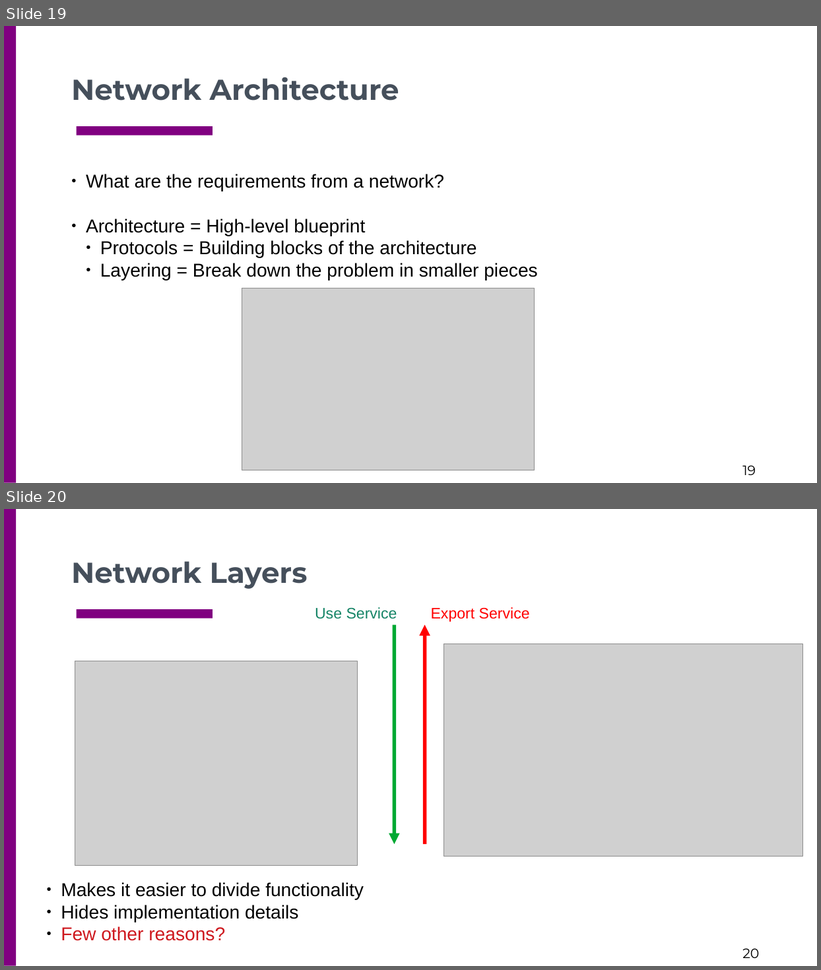
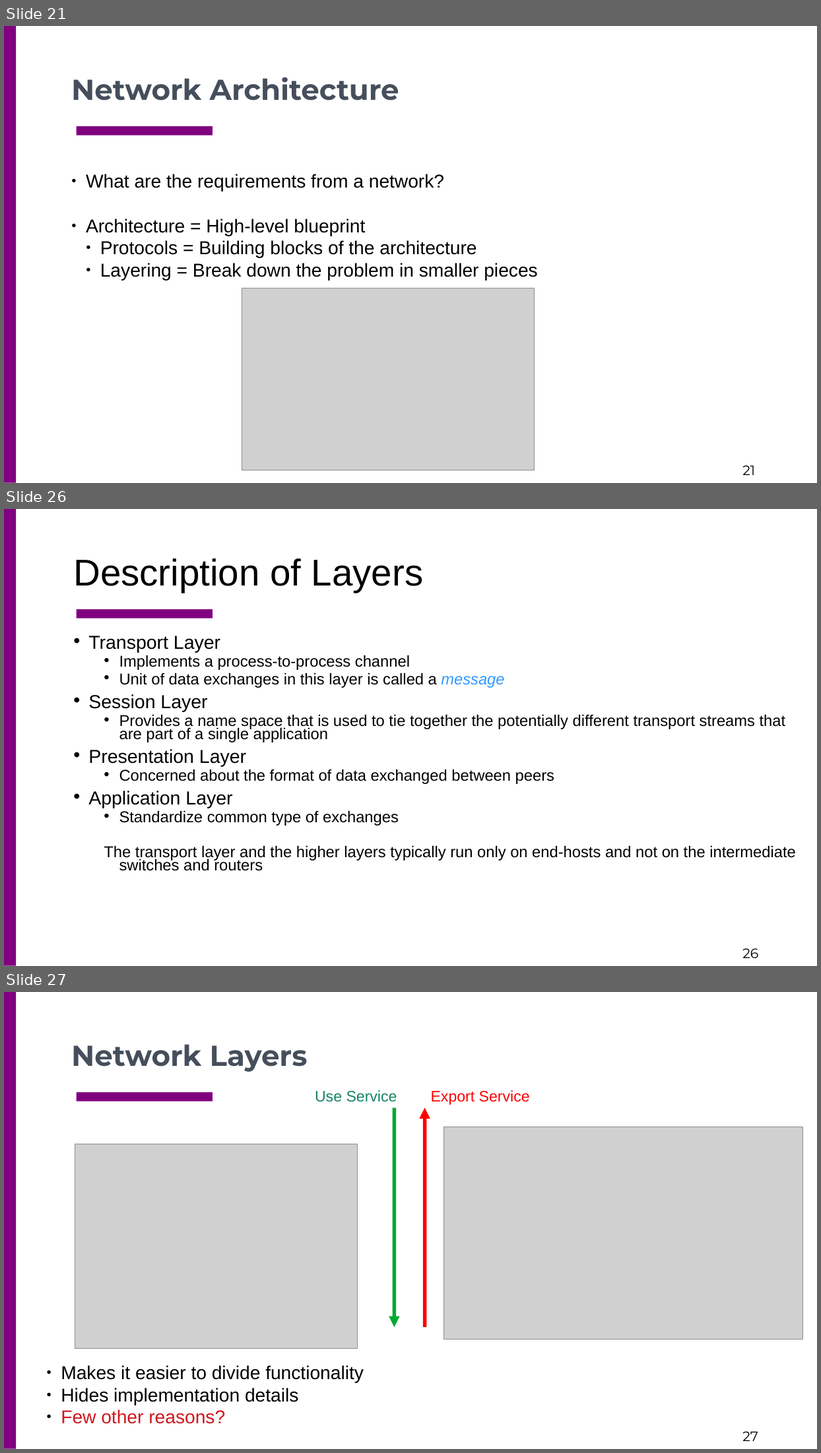
Before and after one commit to tntech-ngin/S24-CSC4780, a slide deck: docs/lectures_source/class_slides-2.pptx. Shown one above the other, each under a label of ours: slides 19 and 20 before the commit, slides 21, 26 and 27 after it; the slides between them are not shown. The pictures are 821x970 and 821x1453 pixels, drawn with LibreOffice and Linux fonts; fonts in the diff are those of the drawing; grey boxes stand for pictures. Boxes give left, top, right and bottom in pixels: in the first picture for what was removed or moved away, otherwise in the second. Text is boxed around its words. In the diff, an @@ line names an element or a change of style, - is before the commit and + after.

Commit message:
git push

```diff
--- a/docs/lectures_source/class_slides-2.pptx
+++ b/docs/lectures_source/class_slides-2.pptx
@@ slide 26 added at bbox=[4, 509, 817, 966], background #FFFFFF; not listed: 3 template elements that a slide beside it also shows @@
@@ title added at bbox=[73, 559, 423, 592], 44 pt, text #000000 @@
+Description of Layers
@@ text added at bbox=[88, 636, 796, 871], 18.5 pt, text #000000 @@
+• Transport Layer
+  • Implements a process-to-process channel
+  • Unit of data exchanges in this layer is called a message
+• Session Layer
+  • Provides a name space that is used to tie together the potentially different transport streams that are part of a single application
+• Presentation Layer
+  • Concerned about the format of data exchanged between peers
+• Application Layer
+  • Standardize common type of exchanges
+  The transport layer and the higher layers typically run only on end-hosts and not on the intermediate switches and routers
@@ what was slide 19 is now slide 21 @@
@@ page number at bbox=[743, 466, 755, 475]: text changed @@
-19
+21
@@ what was slide 20 is now slide 27 @@
@@ page number at bbox=[743, 1432, 758, 1441]: text changed @@
-20
+27
```
Also in this commit, not shown: 6 other slides added.
